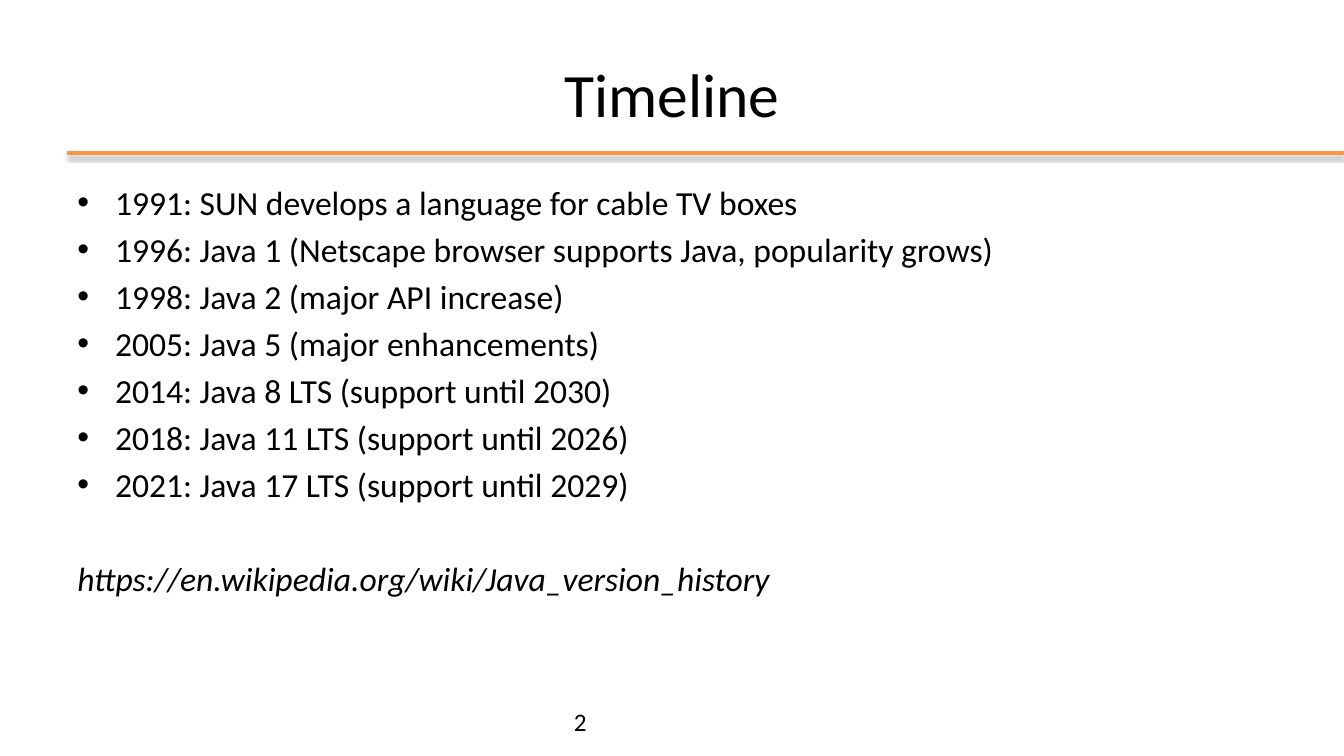
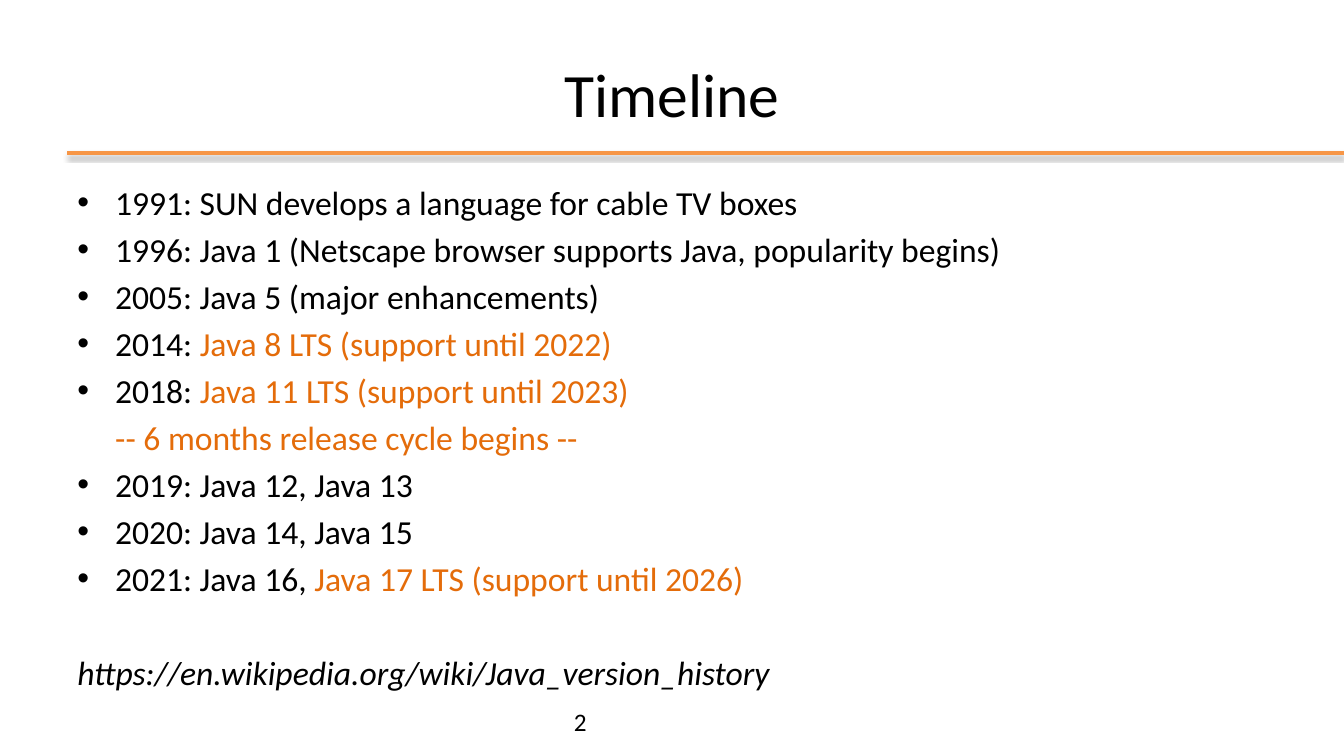
Before and after one commit to plctechnician/ooprogramming, a slide deck: slide 2 of java/slides/ppt/02 - Java Basics.pptx. Drawn at 1344x756 pixels with LibreOffice and Linux fonts; fonts in the diff are those of the drawing; background and template pictures are left out. Boxes give left, top, right and bottom in pixels: in the first picture for what was removed or moved away, otherwise in the second. Text is boxed around its words. In the diff, an @@ line names an element or a change of style, - is before the commit and + after.

```diff
--- a/java/slides/ppt/02 - Java Basics.pptx
+++ b/java/slides/ppt/02 - Java Basics.pptx
@@ text at [115, 237, 1000, 268]: text changed @@
-• 1996: Java 1 (Netscape browser supports Java, popularity grows)
-• 1998: Java 2 (major API increase)
+• 1996: Java 1 (Netscape browser supports Java, popularity begins)
@@ text at [115, 331, 743, 597]: text changed; text colour #000000 to #E46C0A @@
-• 2014: Java 8 LTS (support until 2030)
-• 2018: Java 11 LTS (support until 2026)
-• 2021: Java 17 LTS (support until 2029)
+• 2014: Java 8 LTS (support until 2022)
+• 2018: Java 11 LTS (support until 2023)
+-- 6 months release cycle begins --
+• 2019: Java 12, Java 13
+• 2020: Java 14, Java 15
+• 2021: Java 16, Java 17 LTS (support until 2026)
```
Also in this commit, not shown: 2 slides added, 9 other files.
